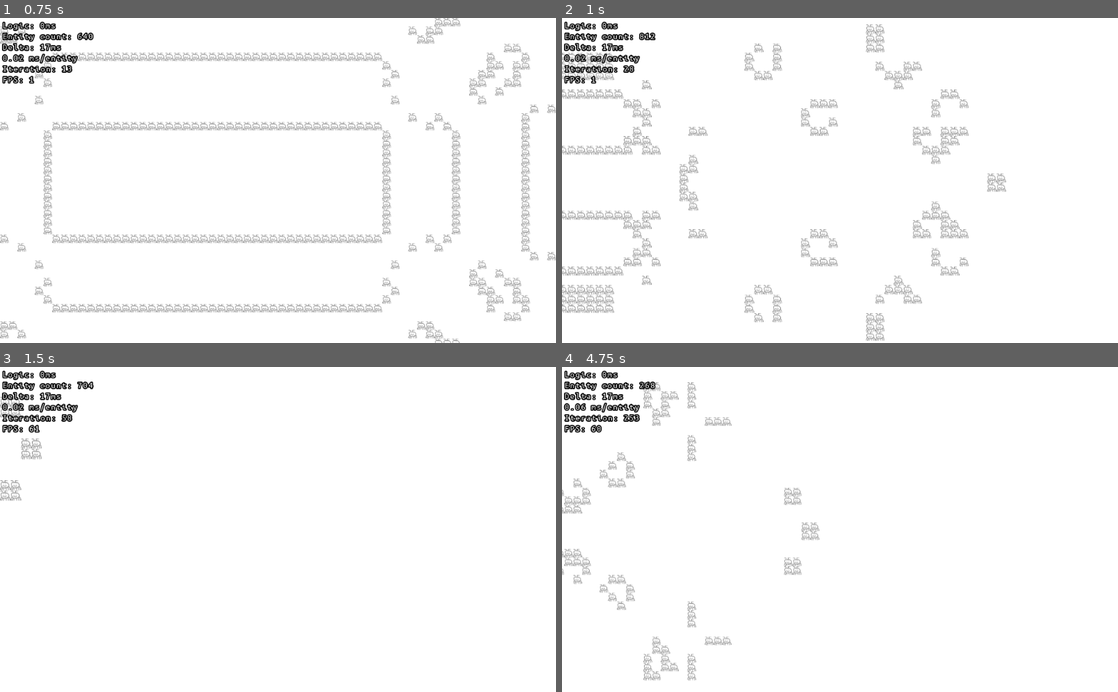
Above: before the commit, frames 1-4 (two rows, left to right).
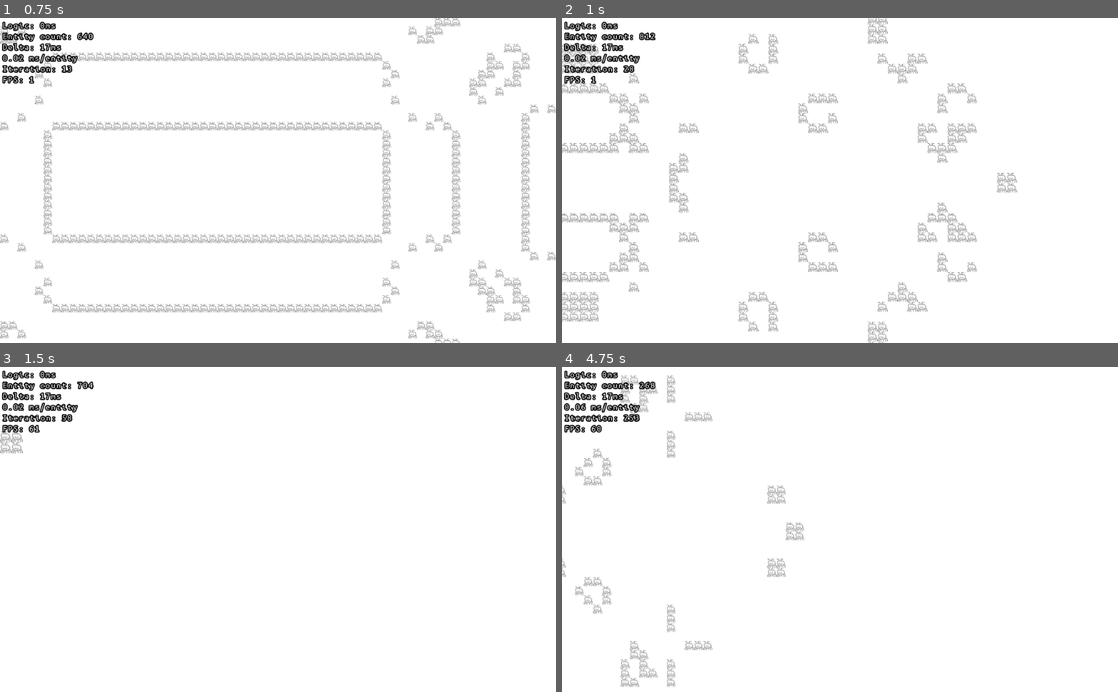
Above: after the commit, the same moments.

Repository: davidneumann/godot_life
Game: Godot game, scene res://Main.tscn
The game is run twice, just before and just after one commit, with the same random seed, the same clock (stepped at 60 frames per second) and the same inputs.
Inputs (mouse positions are in pixels of both pictures, inside the frame that each line leads up to):
- Up to frame 1 (0.75 s): tap Space (start) at 0.5 s; move the mouse to (400, 164) at 0.52 s; hold Right (ui_right) from 0.53 s (still down); hold Space (start) from 0.53 s (still down)
- Up to frame 2 (1 s): keep holding Right (ui_right); keep holding Space (start); tap Mouse wheel up (zoom_in) at 0.8 s
- Up to frame 3 (1.5 s): move the mouse to (166, 545) at 1.27 s; release Right (ui_right) at 1.28 s; release Space (start) at 1.28 s; hold Down (ui_down) from 1.28 s (still down); tap Mouse wheel up (zoom_in) at 1.35 s
- Up to frame 4 (4.75 s): tap Mouse wheel down (zoom_out) at 1.55, 3.8, 4.35 s; move the mouse to (895, 458) at 2.02 s; release Down (ui_down) at 2.03 s; hold Right (ui_right) 2.03-2.78 s; hold Mouse wheel down (zoom_out) 2.03-2.78 s; tap Space (start) at 2.3, 2.85, 3.5, 4.25, 4.55 s; move the mouse to (812, 594) at 2.77 s; hold Up (ui_up) 2.78-3.53 s; tap Mouse wheel up (zoom_in) at 3.05 s; move the mouse to (1006, 578) at 3.52 s; hold Mouse wheel up (zoom_in) 3.53-4.28 s; hold Left (ui_left) from 3.53 s (still down); move the mouse to (673, 480) at 4.27 s

Frame 1 is identical in both runs. In frame 2, 8.0% of the frame differs, in the area x 0-82%, y 0-100%; in frame 3, 0.5%; in frame 4, 3.4%.

Commit message:
Re-use existing entities when they stay alive

Diff:
--- a/Label.gd
+++ b/Label.gd
@@ -15,7 +15,8 @@
 	var new_text = "Logic: " + str(last_update_time) + "ms"
 	new_text += "\nEntity count: " + str(last_count)
 	new_text += "\nDelta: " + str(time) + "ms"
-	new_text += "\n" + str(floor(time / last_count * 100) / 100) + " ms/entity"
+	if last_count > 0:
+		new_text += "\n" + str(floor(time / last_count * 100) / 100) + " ms/entity"
 	new_text += "\nIteration: " + str(last_iteration_count)
 	new_text += "\nFPS: " + str(Engine.get_frames_per_second())
 	self.text = new_text
--- a/Main.gd
+++ b/Main.gd
@@ -47,11 +47,9 @@
 #	for i in self.get_children():
 #		i.scale = size
 
-func is_alive(position: Vector2, has_checked):
+func is_alive(position: Vector2):
 	var neighbors = 0
 	var is_alive = false
-	if has_checked.has(position):
-		return false
 	for x in range(position.x - 1, position.x + 2):
 		for y in range(position.y - 1, position.y + 2):
 			var check = Vector2(x,y)
@@ -60,7 +58,6 @@
 				continue
 			if entities.has(check):
 				neighbors += 1
-	has_checked[position] = true
 
 	if is_alive:
 		if neighbors < 2: # Any live cell with fewer than two live neighbours dies, as if by underpopulation.
@@ -79,18 +76,30 @@
 	var scale_factor = tile_size * zoom_level
 	var has_checked = {}
 	for key in entities.keys():
-		var old_entity = entities[key]
-
 		for x in range(key.x - 1, key.x + 2):
 			for y in range(key.y - 1, key.y + 2):
 				var pos = Vector2(x, y)
-				if is_alive(pos, has_checked):# && x >= 0 && y >= 0 && x < max_x && y < max_y:
+
+				#Cache
+				if has_checked.has(pos):
+					continue
+				has_checked[pos] = true
+
+				var existing_entity = null
+				if entities.has(pos): existing_entity = entities[pos]
+				var was_alive = existing_entity != null
+
+				var alive = is_alive(pos)
+				if alive && !was_alive:
 					var entity = available_entities.pop_back()
 					entity.global_position = Vector2(pos.x * scale_factor, pos.y  * scale_factor)
 					entity.visible = true
 					next_gen[pos] = entity
-		old_entity.visible = false
-		available_entities.push_back(old_entity)
+				elif !alive && was_alive:
+					existing_entity.visible = false
+					available_entities.push_back(existing_entity)
+				elif alive && was_alive:
+					next_gen[pos] = existing_entity
 	entities = next_gen
 	iteration_count += 1
 	emit_signal("update_finished", OS.get_ticks_msec() - start, next_gen.size(), iteration_count)
@@ -107,7 +116,7 @@
 			"zoom",
 			camera.zoom,
 			new_zoom,
-			0.4,
+			0.2,
 			tween.TRANS_SINE,
 			# Easing out means we start fast and slow down as we reach the target value.
 			tween.EASE_OUT
